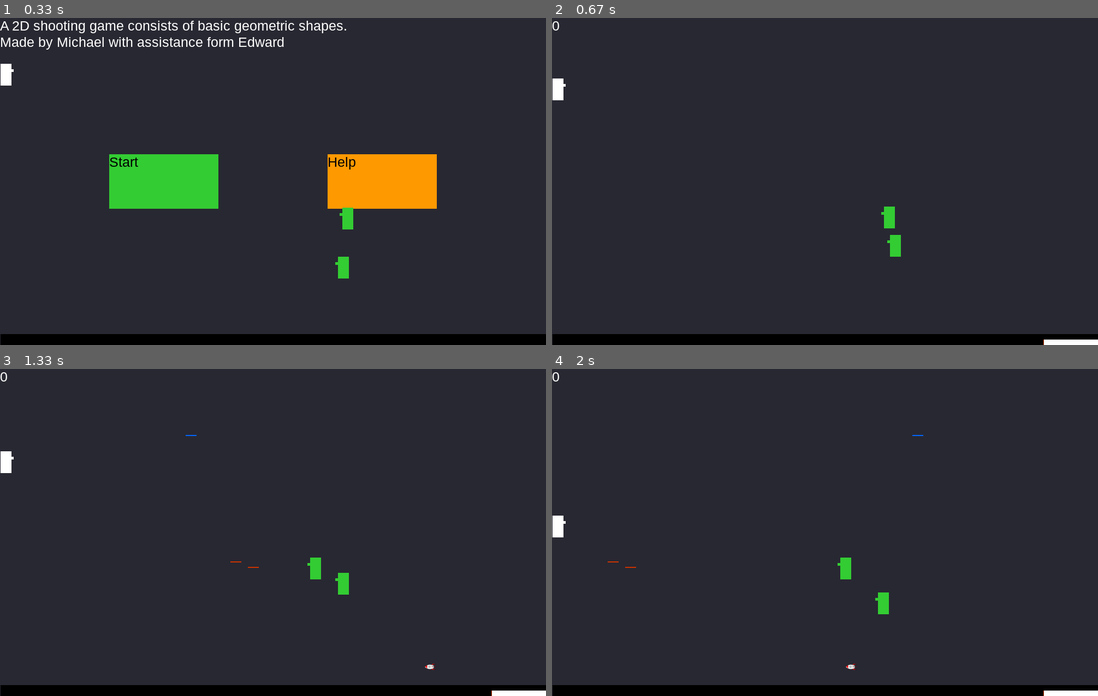
Above: before the commit, frames 1-4 (two rows, left to right).
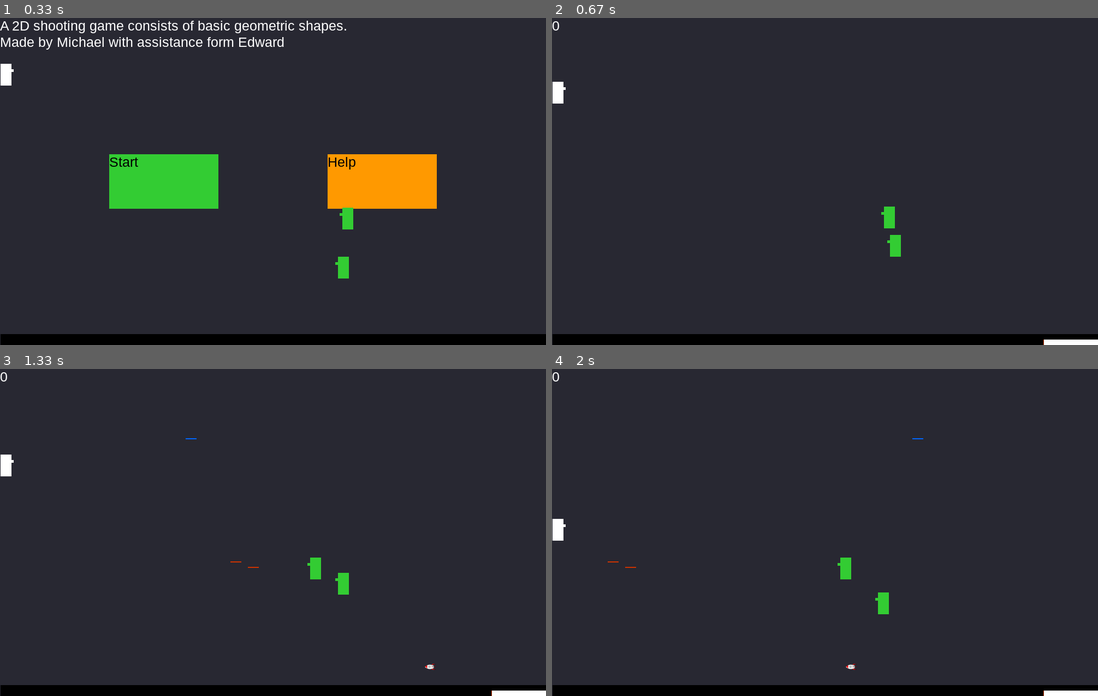
Above: after the commit, the same moments.

Repository: zwang20/SimpleShooter
Game: pygame game, started from simple_shooter.py
Two runs of this game, one before a commit and one after it. Both use one fixed random seed, a clock stepped at 60 frames per second and the inputs below.
Inputs (mouse positions are in pixels of both pictures, inside the frame that each line leads up to):
- Up to frame 1 (0.33 s): no input
- Up to frame 2 (0.67 s): press the mouse at (715, 181) at 0.37 s; move the mouse to (759, 138) at 0.47 s; release the mouse at (797, 96) at 0.6 s
- Up to frame 3 (1.33 s): tap Space at 0.67 s; hold A from 1 s (still down)
- Up to frame 4 (2 s): release A at 1.53 s; hold S from 1.57 s (still down)

Frame 1 is identical in both runs. In frame 2, less than 0.1% of the frame differs, in the area x 0-3%, y 18-27%; in frame 3, less than 0.1%, in the area x 0-36%, y 20-33%; in frame 4, less than 0.1%.

Commit message:
advanced button

Diff:
--- a/sge.py
+++ b/sge.py
@@ -21,7 +21,7 @@
         width = 1
     if height <= 0:
         height = 1
-    pygame.draw.rect(display, colour, (x, y, width, height))
+    return pygame.draw.rect(display, colour, (x, y, width, height))
 
 
 def sge_clear(display=game_display, colour=(255, 255, 255)):
--- a/simple_shooter.py
+++ b/simple_shooter.py
@@ -397,10 +397,13 @@
 
         game_display.fill(grey)
         sge_rect(x=600, y=250, width=200, height=100, colour=orange)
-        sge_rect(x=200, y=250, width=200, height=100, colour=green)
+        start_but = sge_rect(x=200, y=250, width=200, height=100, colour=green)
         sge_print(string='Start', x=200, y=250)
         sge_print(string='Help', x=600, y=250)
+
         mouse_pos = pygame.mouse.get_pos()
+        mouse_press = pygame.mouse.get_pressed()
+
         while 600<mouse_pos[0]<800 and 250<mouse_pos[1]<350:
             mouse_pos = pygame.mouse.get_pos()
             game_display.blit(init_img, (0, 0))
@@ -413,7 +416,7 @@
                     elif event.key == pygame.K_SPACE:
                         ss_initial = False
             pygame.display.update()
-        if 200<mouse_pos[0]<400 and 250<mouse_pos[1]<350:
+        if start_but.collidepoint(mouse_pos) and mouse_press[0]:
             ss_initial=False
         sge_rect(game_display, 0, display_height - ground_height,
                  display_width, ground_height, black)
